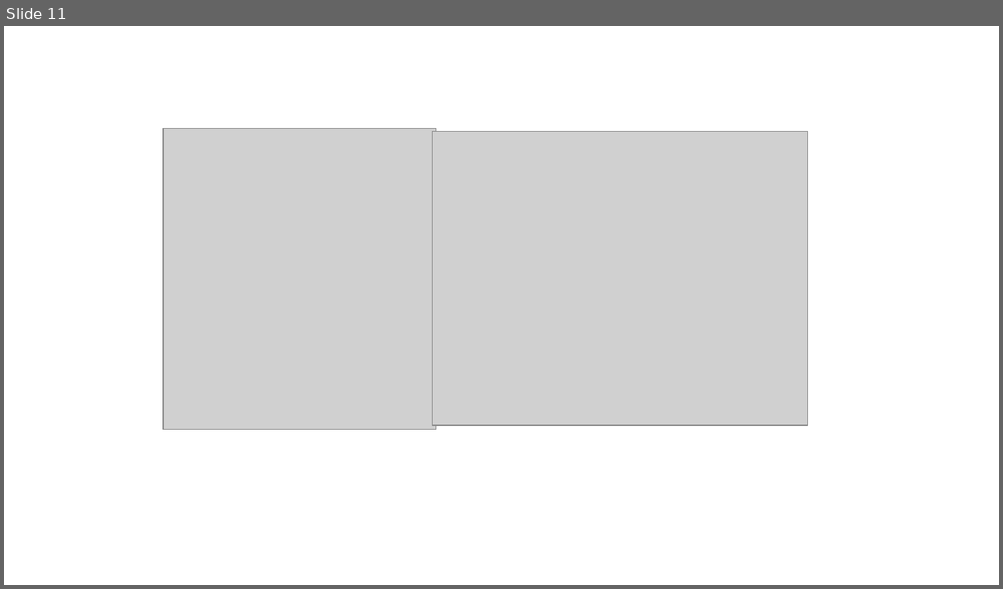
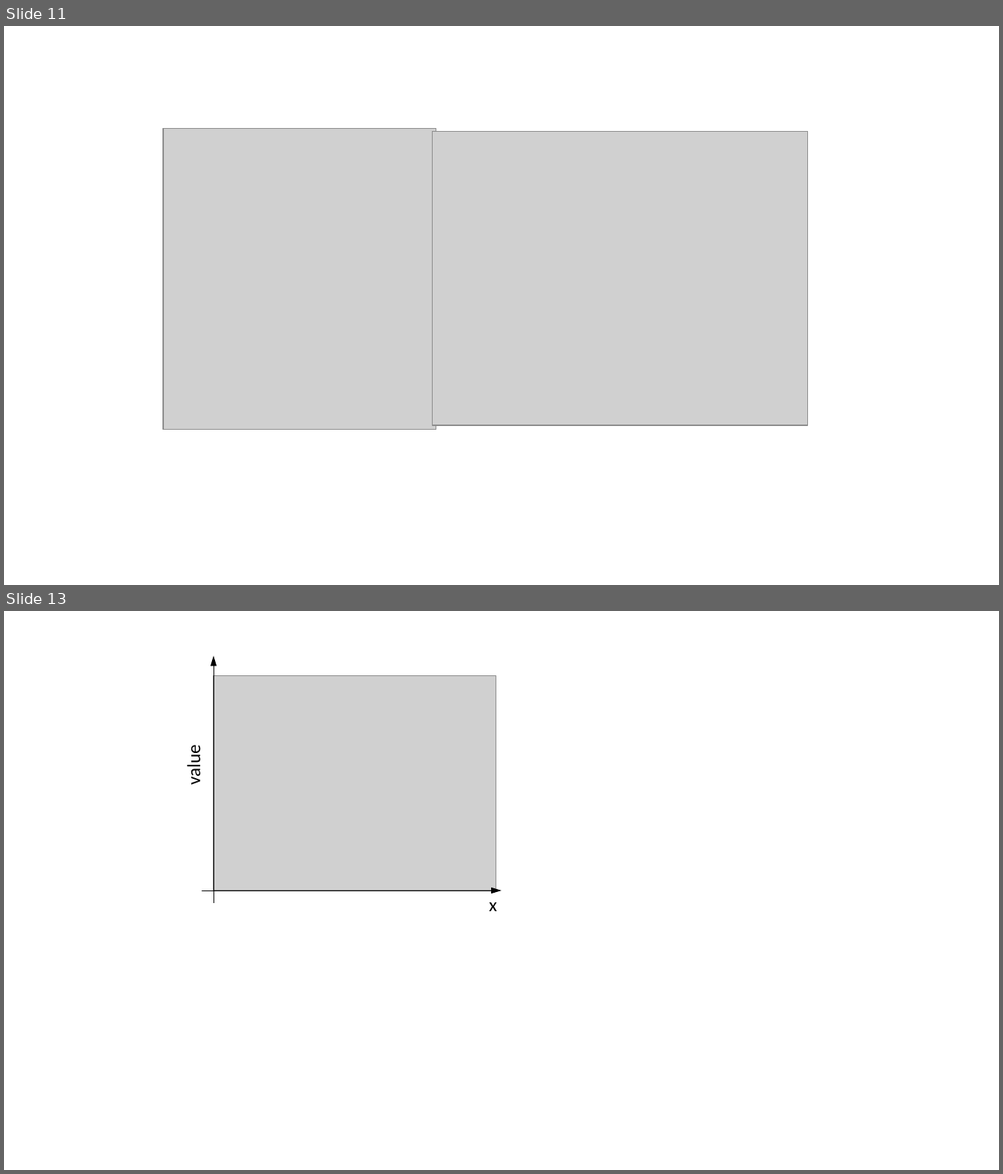
Before and after one commit to PauloCarvalhoRJ/gammaray, a slide deck: docs/figures.pptx. Shown one above the other, each under a label of ours: slide 11 before the commit, slides 11 and 13 after it; the slides between them are not shown. The pictures are 1003x589 and 1003x1174 pixels, drawn with LibreOffice and Linux fonts; fonts in the diff are those of the drawing; grey boxes stand for pictures. Boxes give left, top, right and bottom in pixels: in the first picture for what was removed or moved away, otherwise in the second. Text is boxed around its words. In the diff, an @@ line names an element or a change of style, - is before the commit and + after.

```diff
--- a/docs/figures.pptx
+++ b/docs/figures.pptx
@@ slide 13 added at box(4, 611, 999, 1170), background #FFFFFF @@
@@ picture added at box(213, 676, 495, 891) @@
@@ arrow added from (213, 903) to (213, 655), #000000 0.5 pt @@
@@ text added at box(182, 749, 205, 785), 18 pt, text #000000 @@
+value
@@ arrow added from (202, 891) to (502, 891), #000000 0.5 pt @@
@@ text added at box(489, 903, 497, 911), 18 pt, text #000000 @@
+x
```
Also in this commit, not shown: 3 other slides added, 1 other file.
